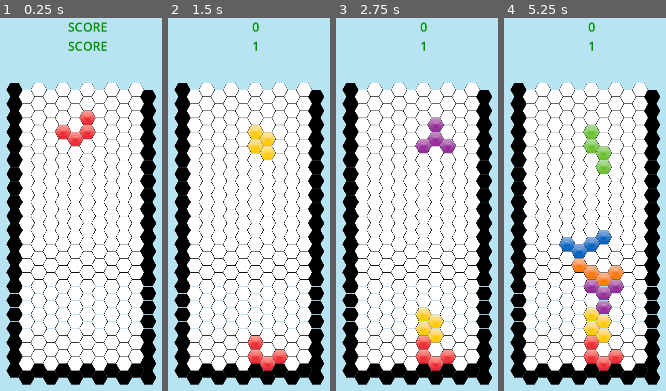
Above: before the commit, frames 1-4 (left to right).
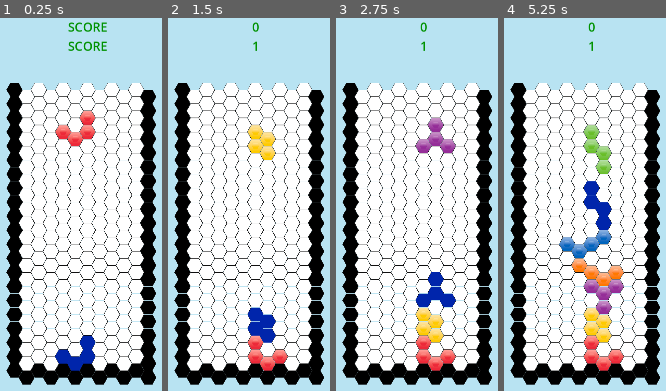
Above: after the commit, the same moments.

Repository: MrSoubi/HexoTangle
Game: Godot game, scene res://game.tscn
Same seed, same stepped clock (60 frames per second), same inputs: the game is played once before the commit and once after it.
Inputs:
- Up to frame 1 (0.25 s): no input
- Up to frame 2 (1.5 s): tap Enter at 0.5 s; hold Right 0.53-1.28 s; tap Z at 0.6 s; tap Space at 0.77, 1.25 s; hold Down from 1.28 s (still down); tap C at 1.35 s
- Up to frame 3 (2.75 s): tap Space at 1.52 s; tap Enter at 2 s; release Down at 2.03 s; hold Right from 2.03 s (still down); tap I at 2.1 s
- Up to frame 4 (5.25 s): tap Space at 2.75, 3.02, 3.77, 4.25, 4.52 s; release Right at 2.78 s; hold Up 2.78-3.53 s; tap O at 2.85 s; tap Enter at 3.5 s; hold Left 3.53-5.03 s; tap T at 3.6 s; tap L at 4.35 s; hold Down from 5.03 s (still down); tap J at 5.1 s

The runs differ from the first frame. In frame 1, 1.2% of the frame differs, in the area x 33-59%, y 84-95%; in frame 2, 1.2%; in frame 3, 1.1%; in frame 4, 1.1%.

Commit message:
close #1

Diff:
--- a/Scripts/grid.gd
+++ b/Scripts/grid.gd
@@ -10,6 +10,7 @@
 var texture_J: Texture2D = load("res://Sprites/Hex_DarkBlue.png")
 var texture_S: Texture2D = load("res://Sprites/Hex_Green.png")
 var texture_Z: Texture2D = load("res://Sprites/Hex_Red.png")
+var texturePhantom : Texture2D = textureMoving;
 
 const GRID_HEIGHT: int = 21;
 const GRID_WIDTH: int = 12;
@@ -34,6 +35,7 @@
 var gridDirection = Direction.TOP;
 
 var currentHexomino;
+var phantomHexomino;
 var heldHexomino = -1;
 
 var bag = [HexType.I, HexType.O, HexType.T, HexType.L, HexType.J, HexType.Z, HexType.S];
@@ -65,7 +67,34 @@
 	currentHexomino = hexomino.new(Vector2(3,GRID_WIDTH/2), Direction.TOP, type, GetTextureFromType(type));
 	drawHexomino();
 
+func drawPhantom():
+	var localHex = hexomino.new(currentHexomino.position, currentHexomino.dir, currentHexomino.type, currentHexomino.texture);
+
+	localHex.move(addDirections(Direction.BOTTOM, gridDirection));
+
+	while (isPositionValid(localHex)):
+		localHex.move(addDirections(Direction.BOTTOM, gridDirection));
+
+	localHex.move(addDirections(Direction.TOP, gridDirection))
+
+	phantomHexomino = localHex;
+
+	var localPositions = phantomHexomino.getPositions();
+
+	for i in range(4):
+		var localCell = localPositions[i]
+		grid[localCell.x][localCell.y].setState(Cell.State.FREE, texturePhantom)
+
+func undrawPhantom():
+	if (phantomHexomino != null):
+		var localPositions = phantomHexomino.getPositions();
+
+		for i in range(4):
+			var localCell = localPositions[i]
+			grid[localCell.x][localCell.y].setState(Cell.State.FREE, textureFree)
+
 func drawHexomino():
+	drawPhantom();
 	var localPositions = currentHexomino.getPositions();
 
 	for i in range(4):
@@ -73,6 +102,7 @@
 		grid[localCell.x][localCell.y].setState(Cell.State.MOVING, currentHexomino.texture)
 
 func undrawHexomino():
+	undrawPhantom();
 	var localPositions = currentHexomino.getPositions();
 
 	for i in range(4):
@@ -229,6 +259,8 @@
 	for i in range(4):
 		var localCell = localPositions[i]
 		grid[localCell.x][localCell.y].setState(Cell.State.BLOCKED, currentHexomino.texture)
+
+	phantomHexomino = null;
 
 func addDirections(dir1: Direction, dir2: Direction) -> Direction:
 	var val1 = int(dir1);
@@ -299,13 +331,6 @@
 			currentHexomino = localHex;
 			drawHexomino();
 
-func rotateGrid():
-	gridDirection = addDirections(gridDirection, Direction.TOP_RIGHT);
-	var tween = get_tree().create_tween()
-	tween.tween_property(self, "rotation_degrees", self.rotation_degrees - 60, 0.08)
-	#rotate(deg_to_rad(-60));
-	#tween.tween_callback(self.queue_free)
-
 func hardDrop() -> Hexomino:
 	var localHex = hexomino.new(currentHexomino.position, currentHexomino.dir, currentHexomino.type, currentHexomino.texture);
 
